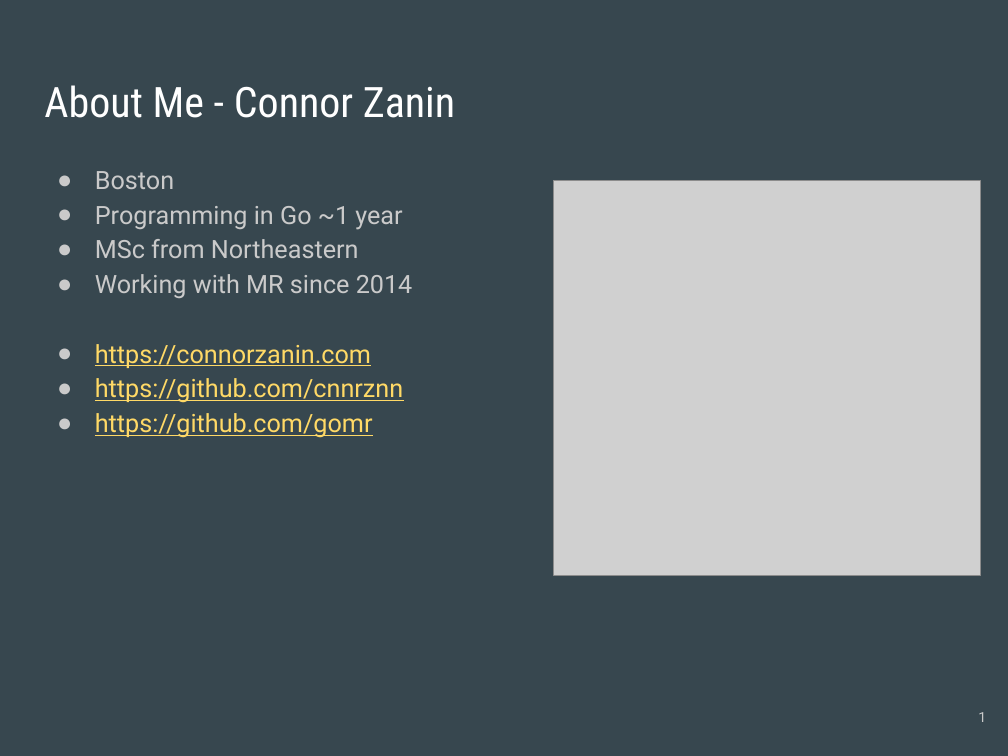
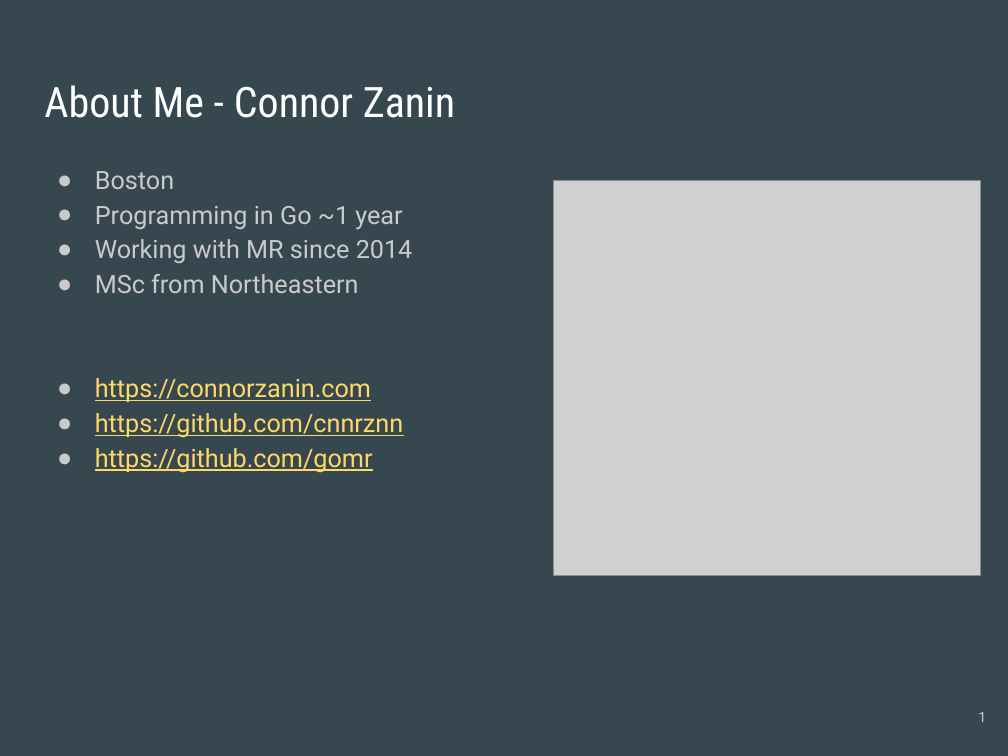
Before and after one commit to cnnrznn/cnnrznn.github.io, a slide deck: slide 1 of files/GoMR/slides-distributed.pptx. Drawn at 1008x756 pixels with LibreOffice and Linux fonts; fonts in the diff are those of the drawing; grey boxes stand for pictures. Boxes give left, top, right and bottom in pixels: in the first picture for what was removed or moved away, otherwise in the second. Text is boxed around its words. In the diff, an @@ line names an element or a change of style, - is before the commit and + after.

```diff
--- a/files/GoMR/slides-distributed.pptx
+++ b/files/GoMR/slides-distributed.pptx
@@ text at bbox=[95, 239, 413, 263]: paragraph added @@
+● Working with MR since 2014
@@ text at bbox=[95, 274, 413, 298]: paragraph removed @@
-● Working with MR since 2014
```
Also in this commit, not shown: 9 other slides changed, 4 slides added, 1 slide removed.
